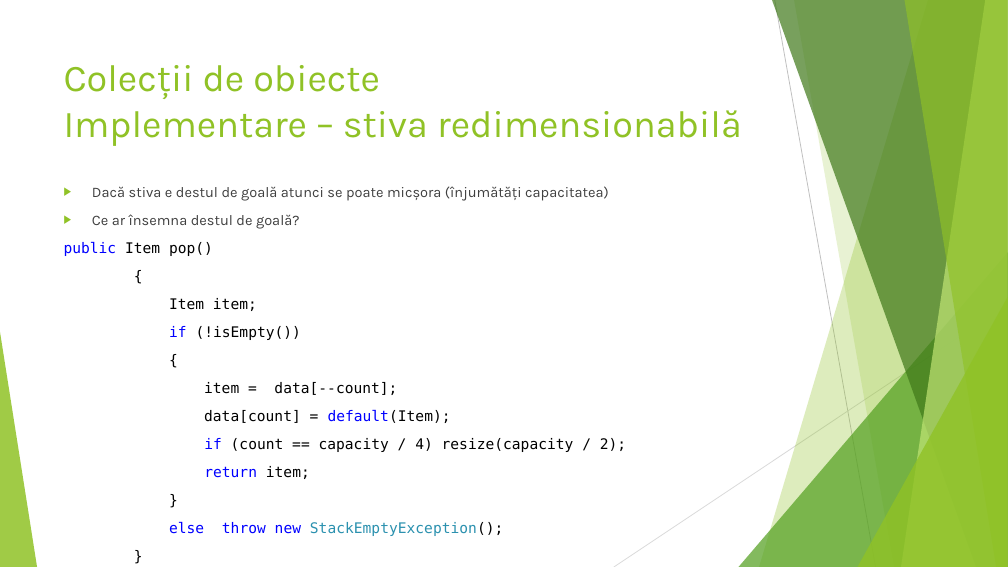
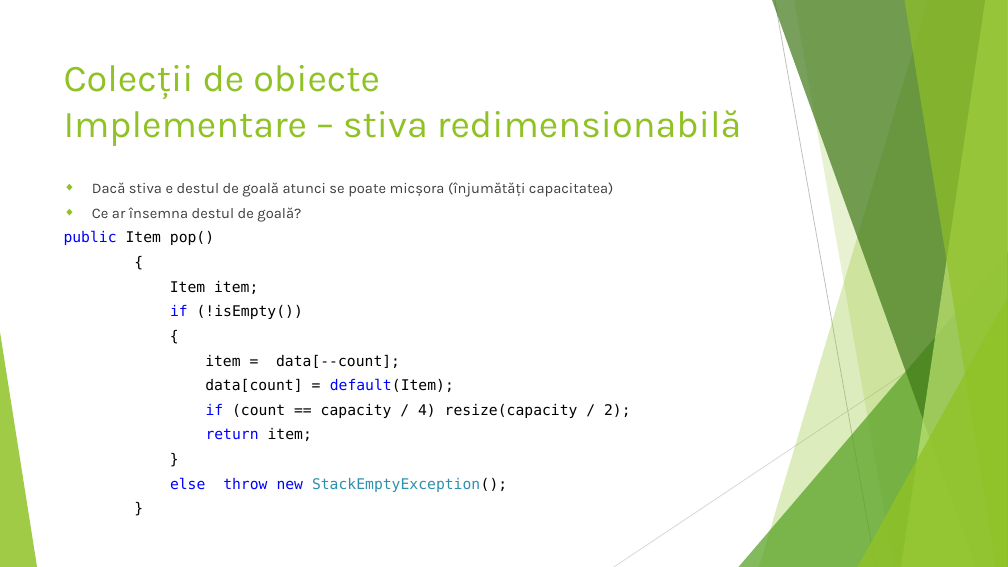
Before and after one commit to HoreaOros/ASD2015, a slide deck: slide 33 of ASD.pptx. Drawn at 1008x567 pixels with LibreOffice and Linux fonts; fonts in the diff are those of the drawing. Boxes give left, top, right and bottom in pixels: in the first picture for what was removed or moved away, otherwise in the second. Text is boxed around its words. In the diff, an @@ line names an element or a change of style, - is before the commit and + after.

```diff
--- a/ASD.pptx
+++ b/ASD.pptx
@@ text "Dacă stiva e destul de ..." at bbox=[64, 182, 631, 492]: size 13.9 to 14 pt; text colour #404040 to #3F3F3F in "Dacă stiva e destul de goală atunci ...", "Ce ar însemna destul de goală?"; highlight #FFFFFF to none in "public Item pop()", "{", "Item item;", "if (!isEmpty())" and 8 more places; bullet ▶ to ◆; line spacing 1 to 0.8; less space between paragraphs @@
@@ line (1008, 305) - (614, 567): stroke #D9D9D9 0.75 pt to #D8D8D8 0.75 pt @@
```
Also in this commit, not shown: 239 other slides changed, 1 other file.
